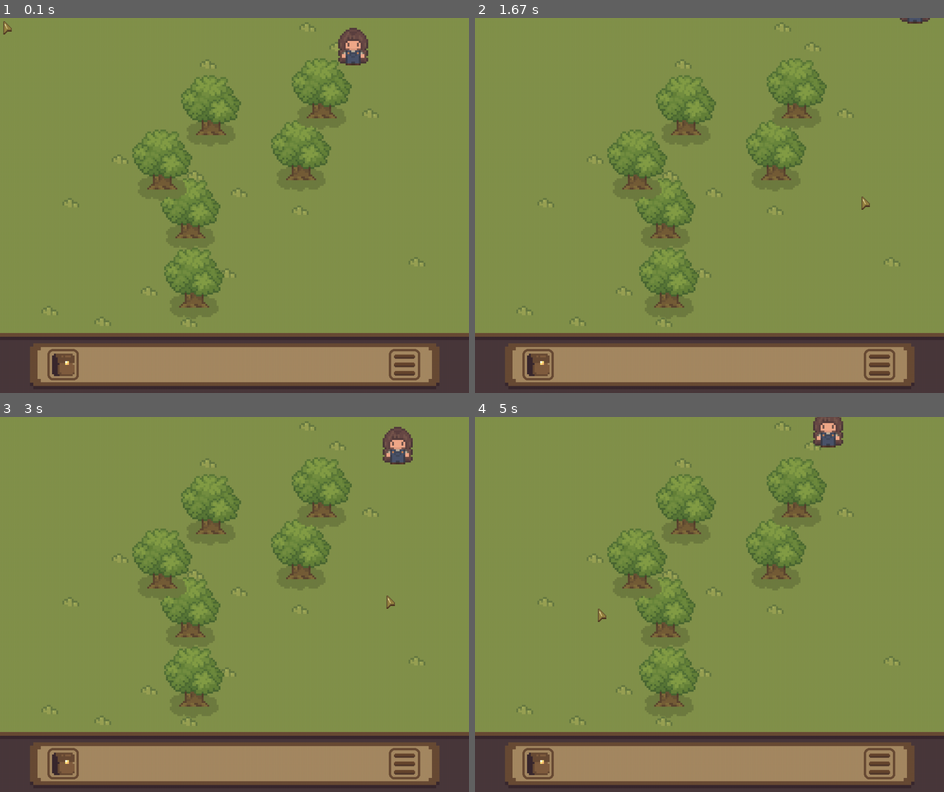
Above: before the commit, frames 1-4 (two rows, left to right).
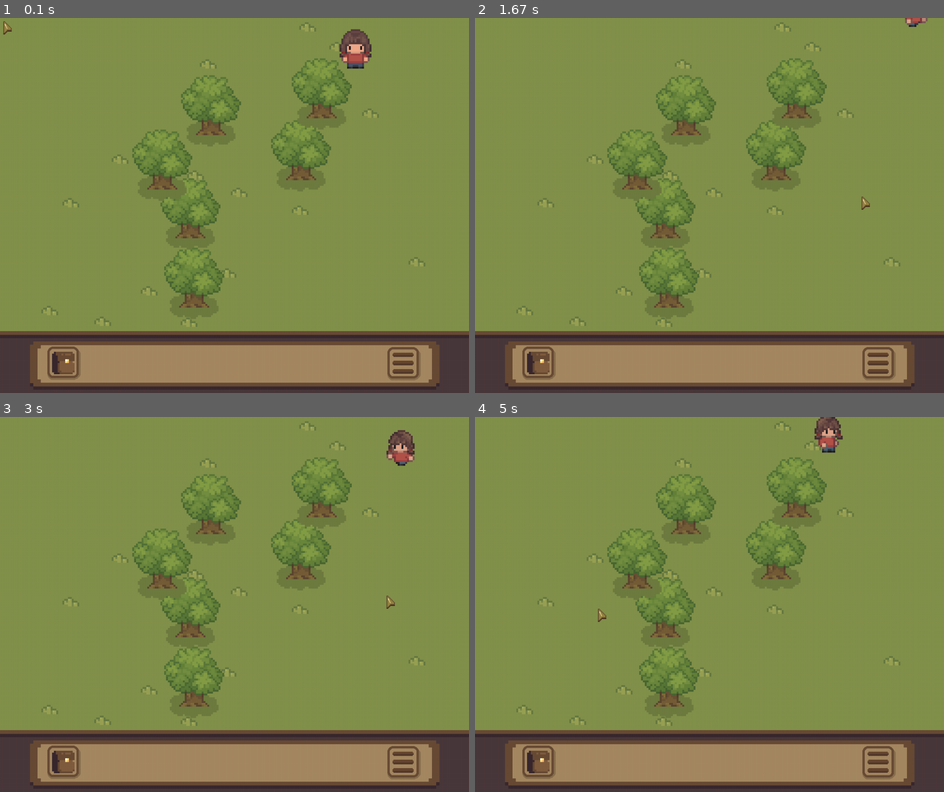
Above: after the commit, the same moments.

Repository: chepyr/pygame_project
Game: pygame game, started from main.py
Same seed, same stepped clock (60 frames per second), same inputs: the game is played once before the commit and once after it.
Inputs (mouse positions are in pixels of both pictures, inside the frame that each line leads up to):
- Up to frame 1 (0.1 s): no input
- Up to frame 2 (1.67 s): hold Right 0.33-0.8 s; hold Up 0.83-1.13 s; click (859, 194) at 1.22 s; hold Right from 1.5 s (still down)
- Up to frame 3 (3 s): release Right at 1.97 s; hold Left 2-2.53 s; hold Down 2.57-2.87 s; hold Left from 2.9 s (still down)
- Up to frame 4 (5 s): release Left at 3.3 s; hold Up 3.33-3.7 s; click (596, 608) at 3.78 s; hold Down from 4.73 s (still down)

The runs differ from the first frame. In frame 1, 3.1% of the frame differs, in the area x 0-100%, y 2-98%; in frame 2, 2.7%; in frame 3, 3.1%; in frame 4, 3.1%.

Commit message:
added movement and blinking sprites for main character

Diff:
--- a/main.py
+++ b/main.py
@@ -56,8 +56,7 @@
                 pressed_button = pygame.key.get_pressed().index(1)
                 # Нажатие стрелок для передвижения персонажа
                 if pressed_button in [79, 80, 81, 82]:
-                    hero.moving = True
-                    hero.set_moving_direction(pressed_button)
+                    hero.start_moving(pressed_button)
 
                 # Зажата кнопка 'i' для просмотра инвентаря
                 elif pressed_button == 12:
@@ -69,7 +68,7 @@
             if event.type == pygame.KEYUP:
                 if event.key in [pygame.K_LEFT, pygame.K_RIGHT, pygame.K_DOWN,
                                  pygame.K_UP]:
-                    hero.moving = False
+                    hero.stop_moving()
 
             if event.type == pygame.MOUSEBUTTONDOWN and event.button == 1:
                 game.update(event)
@@ -101,8 +100,7 @@
         field.draw(screen)
 
         # Отрсовка героя
-        if hero.moving:
-            hero_group.update(cur_time, move=True, groups=trees_sprites)
+        hero_group.update(cur_time, groups=trees_sprites)
         hero_group.draw(screen)
 
         # -------------------------------
--- a/main_character.py
+++ b/main_character.py
@@ -8,13 +8,26 @@
 class MainCharacter(Thing):
     def __init__(self, *group):
         super().__init__(*group)
-        self.image = load_image('girl_skin.png', -1)
+        self.default_image = load_image('girl_skin.png', -1)
+        self.image = self.default_image
+        self.moving_to_right_images = []
+        for i in range(8):
+            current_image = load_image(f'girl_skin_move_right_{i}.png', -1)
+            self.moving_to_right_images.append(current_image)
+        self.image_blink = load_image('girl_skin_blink.png', -1)
+
+        self.image_left_times = {'moving': 100, 'default': 3000, 'blink': 100}
+        self.current_image_left_time = self.image_left_times['default']
+        self.current_image_num = 0
+
         self.draw_rect = self.image.get_rect()
 
         self.draw_rect.x = random.randrange(0, 800, 4)
         self.draw_rect.y = random.randrange(0, 700, 4)
         self.velocity = 300
+
         self.moving = False
+        self.direction = None
 
         self.rect = pygame.rect.Rect(
             (self.draw_rect.x, self.draw_rect.y + 68), (66, 14))
@@ -29,8 +42,30 @@
         self.draw_rect = pygame.rect.Rect(
             (self.rect.x, self.rect.y - 68), (66, 14))
 
-    def update(self, time, move=False, groups=None):
-        if move:
+    def update_image(self):
+        if self.moving:
+            self.current_image_num = (1 + self.current_image_num) % len(
+                self.moving_to_right_images)
+            self.image = self.moving_to_right_images[self.current_image_num]
+            if self.direction == 'left' or self.direction == 'up':
+                self.image = pygame.transform.flip(self.image, True, False)
+
+            self.current_image_left_time = self.image_left_times['moving']
+        else:
+            if self.image == self.default_image:
+                self.image = self.image_blink
+                self.current_image_left_time = self.image_left_times['blink']
+            else:
+                self.image = self.default_image
+                self.current_image_left_time = self.image_left_times['default']
+
+    def update(self, time, groups=None):
+        if self.moving:
+            # меняем картинку
+            self.current_image_left_time -= time * 1.5
+            if self.current_image_left_time < 0:
+                self.update_image()
+
             displacement = self.velocity * time / 1000
             self.move(displacement)
 
@@ -42,6 +77,21 @@
                         break
             if there_is_any_intersections:
                 self.move(displacement, reverse=True)
+        else:
+            self.current_image_left_time -= time
+            if self.current_image_left_time < 0:
+                self.update_image()
+
+    def start_moving(self, pressed_button):
+        self.moving = True
+        self.current_image_left_time = self.image_left_times['moving']
+        self.update_image()
+        self.set_moving_direction(pressed_button)
+
+    def stop_moving(self):
+        self.moving = False
+        self.current_image_num = 0
+        self.image = self.default_image
 
     def move(self, displacement, reverse=False):
         if reverse:
Binary file changed: data/girl_skin.png
Binary file added: data/girl_skin_blink.png
Binary file added: data/girl_skin_move_right_0.png
Binary file added: data/girl_skin_move_right_1.png
Binary file added: data/girl_skin_move_right_2.png
Binary file added: data/girl_skin_move_right_3.png
Binary file added: data/girl_skin_move_right_4.png
Binary file added: data/girl_skin_move_right_5.png
Binary file added: data/girl_skin_move_right_6.png
Binary file added: data/girl_skin_move_right_7.png
Binary file changed: data/inventory.png
Binary file changed: data/menu.png
(and 1 more such lines)
